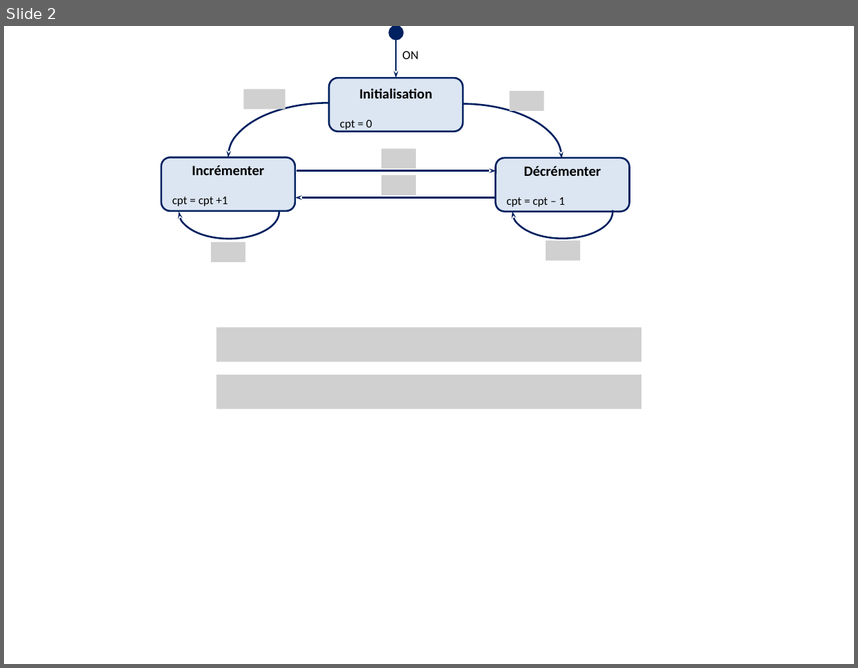
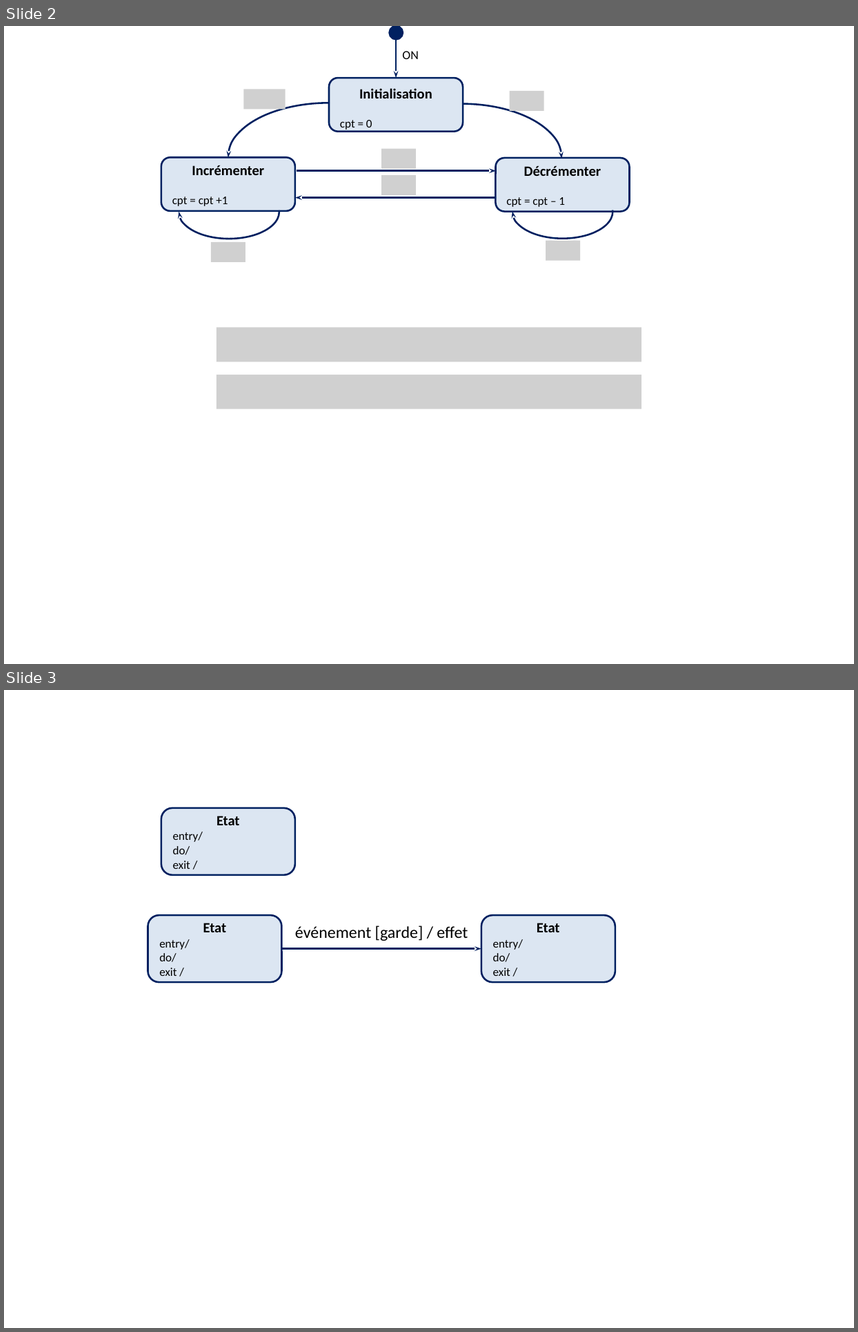
Before and after one commit to xpessoles/PSI_Cy_08_SystemesSequentiels, a slide deck: Chapitre_02_SystemesSequentiels/Fiche/images/Figures.pptx. Shown one above the other, each under a label of ours: slide 2 before the commit, slides 2 and 3 after it. The pictures are 858x668 and 858x1332 pixels, drawn with LibreOffice and Linux fonts; fonts in the diff are those of the drawing; grey boxes stand for pictures. Boxes give left, top, right and bottom in pixels: in the first picture for what was removed or moved away, otherwise in the second. Text is boxed around its words. In the diff, an @@ line names an element or a change of style, - is before the commit and + after.

```diff
--- a/Chapitre_02_SystemesSequentiels/Fiche/images/Figures.pptx
+++ b/Chapitre_02_SystemesSequentiels/Fiche/images/Figures.pptx
@@ slide 3 added at (4,690,854,1328), background #FFFFFF @@
@@ rounded rectangle added at (161,808,294,876), fill #DCE6F2, outline #002060 1.5 pt, 10 pt, text #000000 @@
+Etat
+entry/
+do/
+exit /
@@ rounded rectangle added at (148,915,281,983), fill #DCE6F2, outline #002060 1.5 pt, 10 pt, text #000000 @@
+Etat
+entry/
+do/
+exit /
@@ rounded rectangle added at (481,915,615,983), fill #DCE6F2, outline #002060 1.5 pt, 10 pt, text #000000 @@
+Etat
+entry/
+do/
+exit /
@@ text added at (295,925,468,940), 14 pt, text #000000 @@
+événement [garde] / effet
@@ arrow added from (282, 949) to (481, 949), #002060 1.5 pt @@
```
Also in this commit, not shown: 3 other files.
